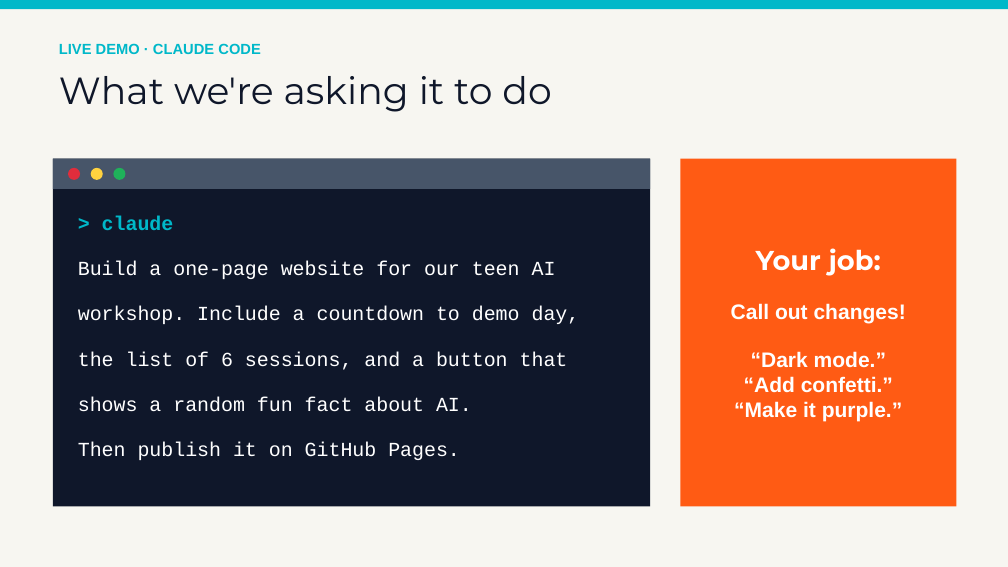
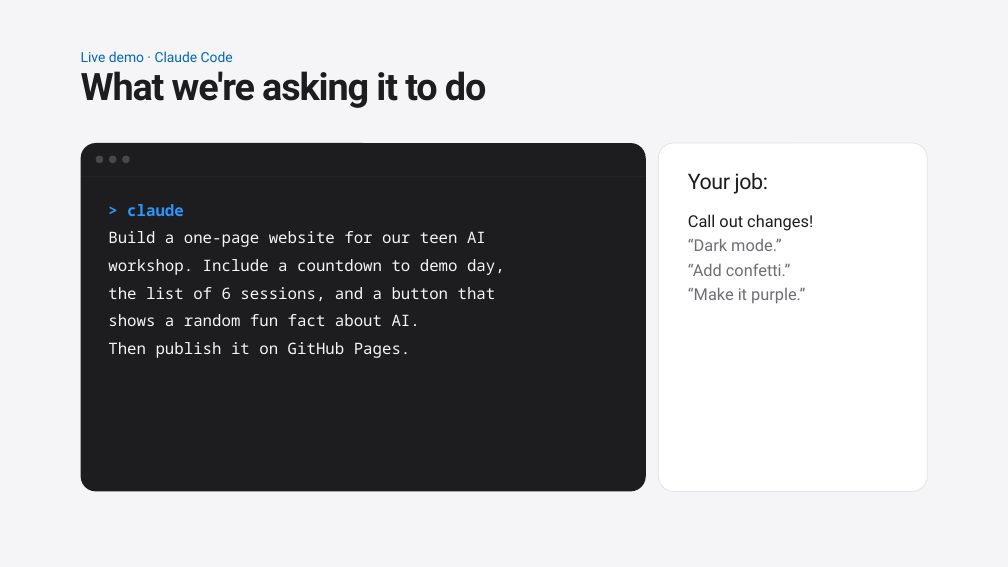
Before and after one commit to siddharthsivaramancode/ai-workshop, a slide deck: slide 9 of slideshows/session-01-kickoff.pptx. Drawn at 1008x567 pixels with LibreOffice and Linux fonts; fonts in the diff are those of the drawing. Boxes give left, top, right and bottom in pixels: in the first picture for what was removed or moved away, otherwise in the second. Text is boxed around its words. In the diff, an @@ line names an element or a change of style, - is before the commit and + after.

```diff
--- a/slideshows/session-01-kickoff.pptx
+++ b/slideshows/session-01-kickoff.pptx
@@ background #F7F6F1 to #F5F5F7 @@
@@ rectangle removed at (0,0,1008,9) @@
@@ text at (81,51,233,62): text changed; size 14 to 13.2 pt; font Arial to Roboto; text colour #00B8C9 to #0066CC; bold off @@
-LIVE DEMO · CLAUDE CODE
+Live demo · Claude Code
@@ text "What we're asking it to ...": place and size @@
-text "What we're asking it to ..." at (59,76,551,112)
+text "What we're asking it to ..." at (81,71,487,108)
@@ text "What we're asking it to ..." at (81,71,487,108): font Montserrat to Roboto, text colour #0F172A to #1D1D1F, letter spacing 0 to -1.1 pt, bold on; line spacing 1 to 0.79 @@
@@ rounded rectangle added at (81,143,646,492), fill #1D1D1F @@
@@ rounded rectangle "Your job:": place and size @@
-rounded rectangle "Your job:" at (681,159,957,507)
+rounded rectangle "Your job:" at (659,143,928,492)
@@ rounded rectangle "Your job:" at (659,143,928,492): size 26 to 20.4 pt, font Montserrat to Roboto, letter spacing 0 to -0.4 pt in "Your job:"; text colour #FFFFFF to #1D1D1F in "Your job:", "Call out changes!"; bold off; size 20 to 15.6 pt, font Arial to Roboto in "Call out changes!", "“Dark mode.”", "“Add confetti.”", "“Make it purple.”"; text colour #FFFFFF to #6E6E73 in "“Dark mode.”", "“Add confetti.”", "“Make it purple.”"; alignment centre to left; line spacing 1 to 0.83; line spacing 1 to 1.05; more space between paragraphs; vertical alignment middle to top; rectangle to rounded rectangle; fill #FF5B14 to #FFFFFF; outline none to #E3E3E6 0.75 pt @@
@@ rectangle removed at (53,159,650,507) @@
@@ rectangle: place and size @@
-rectangle at (53,159,650,189)
+rectangle at (81,176,645,177)
@@ rectangle at (81,176,645,177): fill #475569 to #2C2C2E @@
@@ ellipse: place and size @@
-ellipse at (91,168,103,180)
+ellipse at (96,156,104,163)
@@ ellipse at (96,156,104,163): fill #FFD23F to #48484A @@
@@ ellipse: place and size @@
-ellipse at (113,168,126,180)
+ellipse at (109,156,116,163)
@@ ellipse at (109,156,116,163): fill #1FB25A to #48484A @@
@@ ellipse: place and size @@
-ellipse at (68,168,80,180)
+ellipse at (123,156,130,163)
@@ ellipse at (123,156,130,163): fill #E02D3C to #48484A @@
@@ text "> claude": place and size @@
-text "> claude" at (102,216,174,230)
+text "> claude" at (127,204,184,216)
@@ text "> claude" at (127,204,184,216): size 19 to 15 pt, font Courier New to Noto Sans Mono, text colour #00B8C9 to #2997FF; line spacing 1 to 1.2 @@
@@ text "Build a one-page website for ...": place and size @@
-text "Build a one-page website for ..." at (78,261,556,279)
+text "Build a one-page website for ..." at (108,231,486,247)
@@ text "workshop. Include a countdown to ...": place and size @@
-text "workshop. Include a countdown to ..." at (78,306,580,324)
+text "workshop. Include a countdown to ..." at (108,259,505,275)
@@ text "the list of 6 sessions, ...": place and size @@
-text "the list of 6 sessions, ..." at (78,352,568,370)
+text "the list of 6 sessions, ..." at (108,287,496,301)
@@ text "shows a random fun fact ...": place and size @@
-text "shows a random fun fact ..." at (78,397,472,412)
+text "shows a random fun fact ..." at (108,314,420,326)
@@ size 19 to 15 pt, font Courier New to Noto Sans Mono, text colour #FFFFFF to #F5F5F7; line spacing 1 to 1.2 in 5 elements at (108,231,486,247), (108,259,505,275), (108,287,496,301), (108,314,420,326), (108,342,411,358) @@
@@ text "Then publish it on GitHub ...": place and size @@
-text "Then publish it on GitHub ..." at (78,442,460,460)
+text "Then publish it on GitHub ..." at (108,342,411,358)
```
Also in this commit, not shown: 21 other slides changed, 1 other file.
